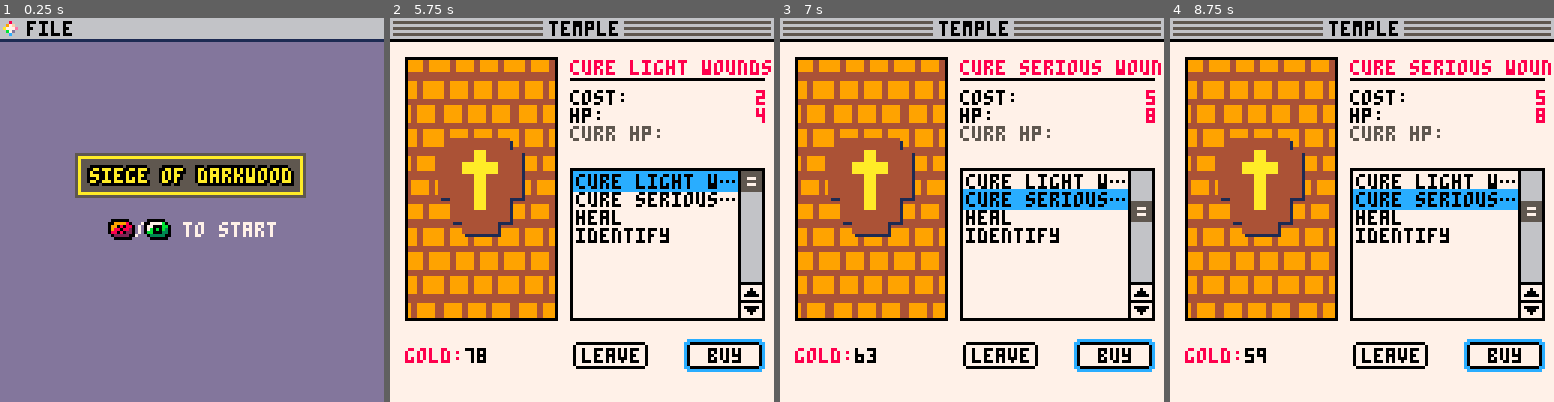
Above: before the commit, frames 1-4 (left to right).
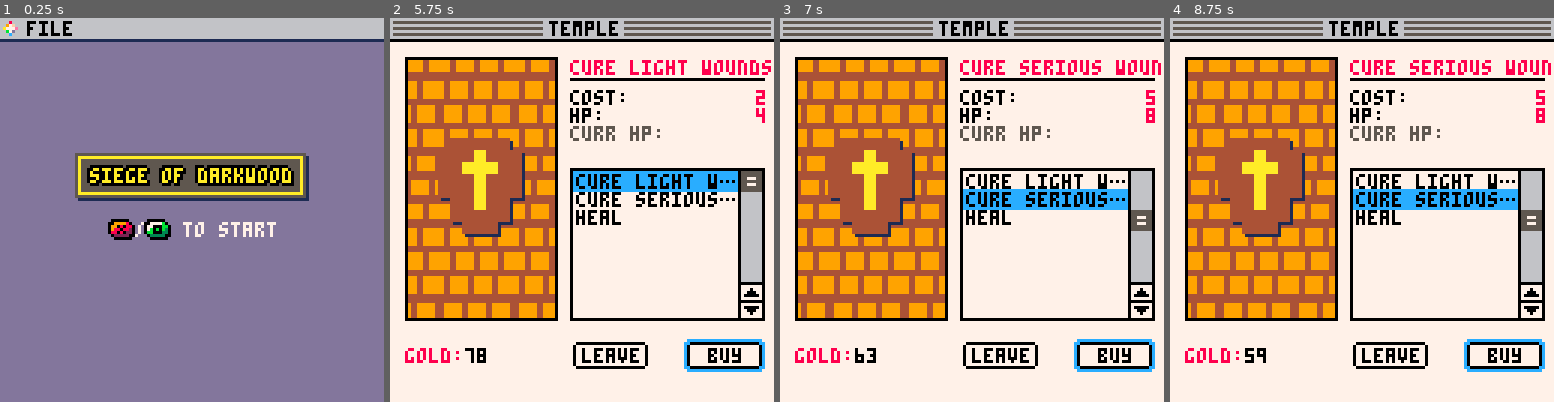
Above: after the commit, the same moments.

Repository: jessekremer/siege-of-darkwood
Game: PICO-8 cartridge siege_of_darkwood.p8
Two runs of this game, one before a commit and one after it. Both use one fixed random seed, a clock stepped at 60 frames per second and the inputs below.
Inputs:
- Up to frame 1 (0.25 s): no input
- Up to frame 2 (5.75 s): tap X (X key) at 0.33, 1.07, 1.85, 2.97, 4.08, 5.2 s; tap O (Z key) at 0.7, 1.7, 2.1, 2.5, 2.9, 3.3, 3.7, 4.1, 4.5, 4.9, 5.3, 5.7 s; hold Right 1.6-2.1 s; hold Up 2.15-2.42 s; hold Right 2.47-3.03 s; hold Left 3.08-3.58 s; hold Down 3.63-3.97 s; hold Right 4.02-4.68 s; hold Up 4.73-5.03 s; hold Left 5.08-5.68 s; hold Down from 5.73 s (still down)
- Up to frame 3 (7 s): release Down at 6.03 s; hold Right 6.08-6.58 s; tap O (Z key) at 6.1, 6.5, 6.9 s; tap X (X key) at 6.32 s; hold Right from 6.63 s (still down)
- Up to frame 4 (8.75 s): release Right at 7.13 s; hold Up 7.18-7.45 s; tap O (Z key) every 0.4 s from 7.3 to 8.5 s; tap X (X key) at 7.43, 8.55 s; hold Right 7.5-8.07 s; hold Left 8.12-8.62 s; hold Down from 8.67 s (still down)

The runs differ from the first frame. In frame 1, 0.6% of the frame differs, in the area x 20-81%, y 35-48%; in frame 2, 0.5%; in frame 3, 0.8%, in the area x 48-97%, y 47-59%; in frame 4, 0.8%.

Commit message:
Spells are targetable and based on 5e instead of ADnD. Win condition added and gameover screen. Fixed full heal in temple.

Diff:
--- a/siege_of_darkwood.p8
+++ b/siege_of_darkwood.p8
@@ -1,5 +1,5 @@
 pico-8 cartridge // http://www.pico-8.com
-version 27
+version 29
 __lua__
 function _init()
 	plyr={
@@ -23,6 +23,7 @@
 		weapon="hands",
 		armour="none",
 		dead=false,
+		win=false,
 		init=0,
 		type="derek",
 		stat_points=0,
@@ -45,8 +46,7 @@
 	temple={
 		{desc="cure light wounds",gold=2,val="4",stat="hp"},
 		{desc="cure serious wounds",gold=5,val="8",stat="hp"},
-		{desc="heal",gold=20,val="full",stat="hp"},
-		{desc="identify",gold=1,val="1",stat="charge"}
+		{desc="heal",gold=20,val="full",stat="hp"}
 		}
 
 	weapons={
@@ -85,9 +85,9 @@
 	magic={
 		{desc="protection+1",gold=1000,val="1",stat="ring"},
 		{desc="protection+2",gold=2000,val="1",stat="ring"},
-		{desc="fire",gold=1000,val="1",stat="wand"},
+		{desc="fire bolt",gold=1000,val="1",stat="wand"},
 		{desc="lightning",gold=3000,val="1",stat="wand"},
-		{desc="destruction",gold=4000,val="1",stat="wand"},
+		{desc="disintegrate",gold=4000,val="1",stat="wand"},
 		{desc="healing",gold=1200,val="1",stat="staff"}--,
 		--{desc="dog",gold=777,val="5",stat="cha"}
 		}
@@ -128,6 +128,7 @@
 	bmenu=true
 	blist=false
 	bluse=false
+	use_magic=""
 	bltype=""
 	fpos=1
 	fmenu=false
@@ -232,6 +233,7 @@
 
 	if (wave_adv) wave_attack() wave_advance()
 	if (plyr.dead) gameover()
+	if (plyr.win) win()
 end
 -->8
 --menu
@@ -331,13 +333,14 @@
 	end
 	if (but_pos==2) then
 		button(101,110,"buy",true)
-		if (select and plyr.gold-list[p].gold>=0 and plyr.dmg != list[p].val) then
+		v=list[p].val
+		if (select and plyr.gold-list[p].gold>=0 and plyr.dmg != v) then
 			if (title=="weapon shop") then
-				plyr.dmg=list[p].val
-				plyr.d=tonum(sub(list[p].val,3))
+				plyr.dmg=v
+				plyr.d=tonum(sub(v,3))
 				plyr.weapon=list[p].desc
 			elseif (title=="armourer") then
-				plyr.amr_ac=list[p].val
+				plyr.amr_ac=v
 				plyr.armour=list[p].desc
 			elseif (title=="alchemist") then
 				add(plyr.potions,list[p])
@@ -357,8 +360,10 @@
 					if(flr(d/2)*2==d) plyr.gold+=3
 				end
 			elseif (title=="temple") then
-				if(plyr.curr_hp+list[p].val <= plyr.hp) then
-					plyr.curr_hp+=list[p].val
+				if(v == "full")then
+					plyr.curr_hp=plyr.hp
+				elseif(plyr.curr_hp+v <= plyr.hp) then
+					plyr.curr_hp+=v
 				else
 					plyr.curr_hp=plyr.hp
 				end
@@ -706,11 +711,13 @@
 				end
 				del(plyr.potions,plyr.potions[lp])
 				if(log) add_log(msg)
+				enemy_attack()
 			elseif(bltype=="magic") then
 				r=ceil(rnd(#e))
-				spell(plyr,e[r],"derek casts "..plyr.magic[lp].desc)
-			end
-			enemy_attack()
+				use_magic=plyr.magic[lp].desc
+				bmenu=false
+				epos=1
+			end
 			blist=false
 		end
 	elseif(bmenu and blist==false) then
@@ -754,6 +761,10 @@
 		elseif(btnp(🅾️)) then
 			if(bpos==1) then
 				attack(plyr,e[epos])
+				enemy_attack()
+			end
+			if(bpos==4) then
+				spell(plyr,e[epos],"spell",use_magic)
 				enemy_attack()
 			end
 			bmenu=true
@@ -844,49 +855,29 @@
 -->8
 --waves
 function wave_init()
-	if (wave==1) then
-		for x=1,15 do
-			fmap[x]={}
-			for y=1,11 do
-				fmap[x][y]={type="o",mobs={}}
-				if(fget(mget(x+31,y+2))==1) fmap[x][y].type="x"
-			end
-		end
+	for x=1,15 do
+		fmap[x]={}
 		for y=1,11 do
-			r=ceil(rnd(15))
-			if (fmap[r][y].type!="x") then
-				fmap[r][y].type="e"
-				gbl={creature="goblin",lvl=1,spr=192,{}}
-				orc={creature="orc",lvl=1,spr=193,{}}
-				--rn=rnd({gbl,gbl,{gbl,gbl},orc})
-				if(wave==1) rn=rnd({gbl,gbl,{gbl,gbl},orc})
-				if(wave==2) rn=rnd({gbl,orc,{gbl,orc},orc})
-				if(wave==3) rn=rnd({orc,orc,{gbl,orc,gbl},{gbl,orc}})
-				if(wave==4) rn=rnd({orc,orc,{gbl,orc,gbl},{gbl,orc}})
-				if(wave==5) rn=rnd({orc,orc,{gbl,orc,gbl},{gbl,orc}})
-				if(#rn==1) rn={rn}
-				fmap[r][y].mobs=rn
-				--[[rn=rnd({1,2})
-				if (rn==1) then
-					fmap[r][y].mobs={{creature="goblin",lvl=1,spr=192,{}}}
-				end
-				if (rn==2) then
-					fmap[r][y].mobs={{creature="goblin",lvl=1,spr=192,{}},
-									{creature="orc",lvl=1,spr=193,{}},
-									{creature="goblin",lvl=1,spr=192,{}}
-								}
-				end]]--
-
-			end
-			save_fmap=fmap
-		end
-	elseif (wave==2) then
-		for x=1,15 do
-			fmap[x]={}
-			for y=1,11 do
-				fmap[x][y]={type="o",mobs={}}
-			end
-		end
+			fmap[x][y]={type="o",mobs={}}
+			if(fget(mget(x+31,y+2))==1) fmap[x][y].type="x"
+		end
+	end
+	for y=1,11 do
+		r=ceil(rnd(15))
+		if (fmap[r][y].type!="x") then
+			fmap[r][y].type="e"
+			gbl={creature="goblin",lvl=1,spr=192,{}}
+			orc={creature="orc",lvl=1,spr=193,{}}
+			if(wave==1) rn=rnd({gbl,gbl,{gbl,gbl},orc})
+			if(wave==2) rn=rnd({gbl,orc,{gbl,orc},orc})
+			if(wave==3) rn=rnd({orc,orc,{gbl,orc,gbl},{gbl,orc}})
+			if(wave==4) rn=rnd({orc,orc,{gbl,orc,gbl},{gbl,orc}})
+			if(wave==5) rn=rnd({orc,orc,{gbl,orc,gbl},{gbl,orc}})
+			if(wave==10) rn=gbl
+			if(#rn==1) rn={rn}
+			fmap[r][y].mobs=rn
+		end
+		save_fmap=fmap
 	end
 	wave_reset=false
 end
@@ -973,6 +964,7 @@
 	if (wc==0) then
 		gamestate=6
 		wave+=1
+		if(wave>10) plyr.win=true
 	end
 end
 -->8
@@ -1189,17 +1181,33 @@
 	end
 end
 
-function spell(atk,def,style)
+function spell(atk,def,style,spell)
 	if (hit(def.ac,atk.str,0)) then
-		d=dmg(atk.d,0)
+		if(style=="spell") then
+			if(spell=="fire bolt") then
+				if(lvl>=17) then
+					d=droll(4,10)
+				elseif(lvl >= 11) then
+					d=droll(3,10)
+				elseif(lvl >= 5) then
+					d=droll(2,10)
+				else
+					d=droll(1,10)
+				end
+			end
+			if(spell=="lightning") d=droll(8,6)
+			if(spell=="disintegrate") d=droll(10,6)+40
+		else
+			d=dmg(atk.d,0)
+		end
 		if (def.curr_hp-d >= 0) then
 			def.curr_hp-=d
 		else
 			def.curr_hp=0
 		end
-		add_log(style.." hit "..def.type.." for "..tostr(d).." dmg")
-	else
-		add_log(style.." missed "..def.type)
+		add_log(spell.." hit "..def.type.." for "..tostr(d).." dmg")
+	else
+		add_log(spell.." missed "..def.type)
 	end
 
 	return d
@@ -1225,7 +1233,7 @@
 	hit_result=false
 	dice=ceil(rnd(20))
 
-	if (dice+bns+bonus(str) > ac/2) hit_result=true
+	if (dice+bns+bonus(str) > ac) hit_result=true
 
 	return hit_result
 end
@@ -1382,6 +1390,7 @@
 
 function title_screen()
 	rectfill(0,8,127,127,13)
+	rectfill(26,46,102,60,1)
 	rectfill(25,45,101,59,5)
 	rect(26,46,100,58,10)
 	bprint("siege of darkwood",30,50,10,0)
@@ -1456,6 +1465,9 @@
 	textbox("sorry. you have been killed. the city will now surely fall into the hands of torque. please try again.",10)
 end
 
+function win()
+	textbox("congratulations. you have valiantly fought off torques horde. darkwood will be forever greatful.",42)
+end
 __gfx__
 00000000666666666666666666666666999499940000000700000000000770000000000009000000007770000000000000000000000000000000000000000000
 000000006555555555555555555555569994999400000070000cc0000077770000a8a00007777000077777000000000000000000000000000000000000000000
@@ -1473,14 +1485,14 @@
 0000000077777777555555507777777794999499044a4400041494000666660004eee400044944000447e7000a100c9019aff000011111000000000000000000
 00000000777777775555555077777777444444440444440004444400044444000444440004494400044444000da00920c1a55c00011111000000000000000000
 0000000077777777000000000000000049994999004440000044400000444000004440000044400000444000d0000002c1aa5cc0001110000000000000000000
-09999800707070700000000000000000499949990000000000000000000000075000000005550000000000000000000000000000000000000000000000000000
-99080880070707070000000000000000444444440000000000000000007500755500750055b55000000000000000000000000000000000000000000000000000
-9880882070707070000000000000000099949994006666666666660007555007500755505bbb5000000000000000000000000000000000000000000000000000
-88080220070707070000000000000000999499940065555555555500007500755500750055b55000000000000000000000000000000000000000000000000000
-02222200707070700000000000000000444444440065555555555500007500755500750005550000000000000000000000000000000000000000000000000000
-00000000070707070000000000000000994999490065555555555500075555555555555000000000000000000000000000000000000000000000000000000000
-00000000707070700000000555555555994999490065555555555500075555555555555000000000000000000000000000000000000000000000000000000000
-00000000070707070000005000000000444444440065555555555500075555555555555000000000000000000000000000000000000000000000000000000000
+09999800707070700000000000000000499949990000000000000000000000075000000005550000002002000000000000000000000000000000000000000000
+99080880070707070000000000000000444444440000000000000000007500755500750055b55000028228200000000000000000000000000000000000000000
+9880882070707070000000000000000099949994006666666666660007555007500755505bbb5000288888820000000000000000000000000000000000000000
+88080220070707070000000000000000999499940065555555555500007500755500750055b55000288888820000000000000000000000000000000000000000
+02222200707070700000000000000000444444440065555555555500007500755500750005550000028888200000000000000000000000000000000000000000
+00000000070707070000000000000000994999490065555555555500075555555555555000000000028888200000000000000000000000000000000000000000
+00000000707070700000000555555555994999490065555555555500075555555555555000000000002882000000000000000000000000000000000000000000
+00000000070707070000005000000000444444440065555555555500075555555555555000000000000220000000000000000000000000000000000000000000
 00800000505050500000005000000050000000000065555555555500075555555555555000000000011000000110000000000000000000000000000000000000
 097f0000050505050000005000000005000000000065555555555500075555500755555000050000199100001881000000000000000000000000000000000000
 a777e000505050500000005000000000000000000065555555555500075555500755555000555000199100001881000000000000000000000000000000000000
